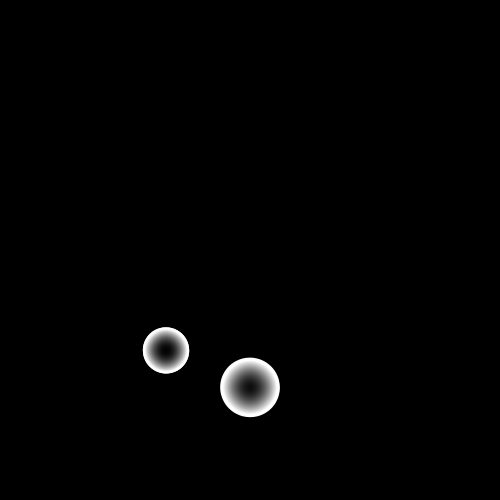
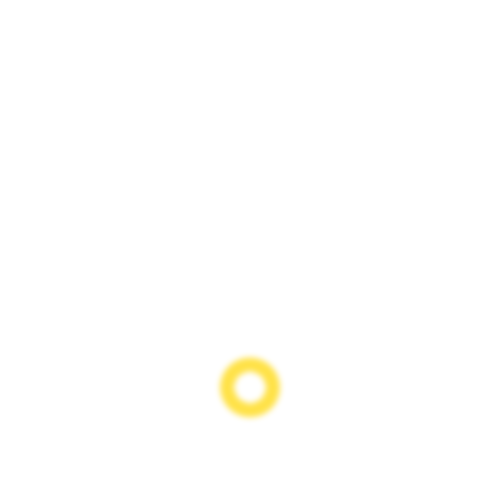
Layer changes from the first 500×500 image to the second:
added group "群組 3" with 2 layers above "群組 4" over bbox(213, 350, 287, 425)
added layer "圖層 6" in group "群組 3" over bbox(227, 364, 273, 411)
added layer "圖層 5" in group "群組 3" over bbox(213, 350, 287, 425)
moved "橢圓 1 拷貝 9" into group "群組 2" over bbox(142, 327, 190, 374)
moved "橢圓 1 拷貝 6" into group "群組 2" over bbox(142, 327, 190, 374)
hid "橢圓 1 拷貝 11", moved it into group "群組 2" over bbox(220, 357, 280, 418)
hid "圖層 1" over bbox(0, 0, 500, 500)
